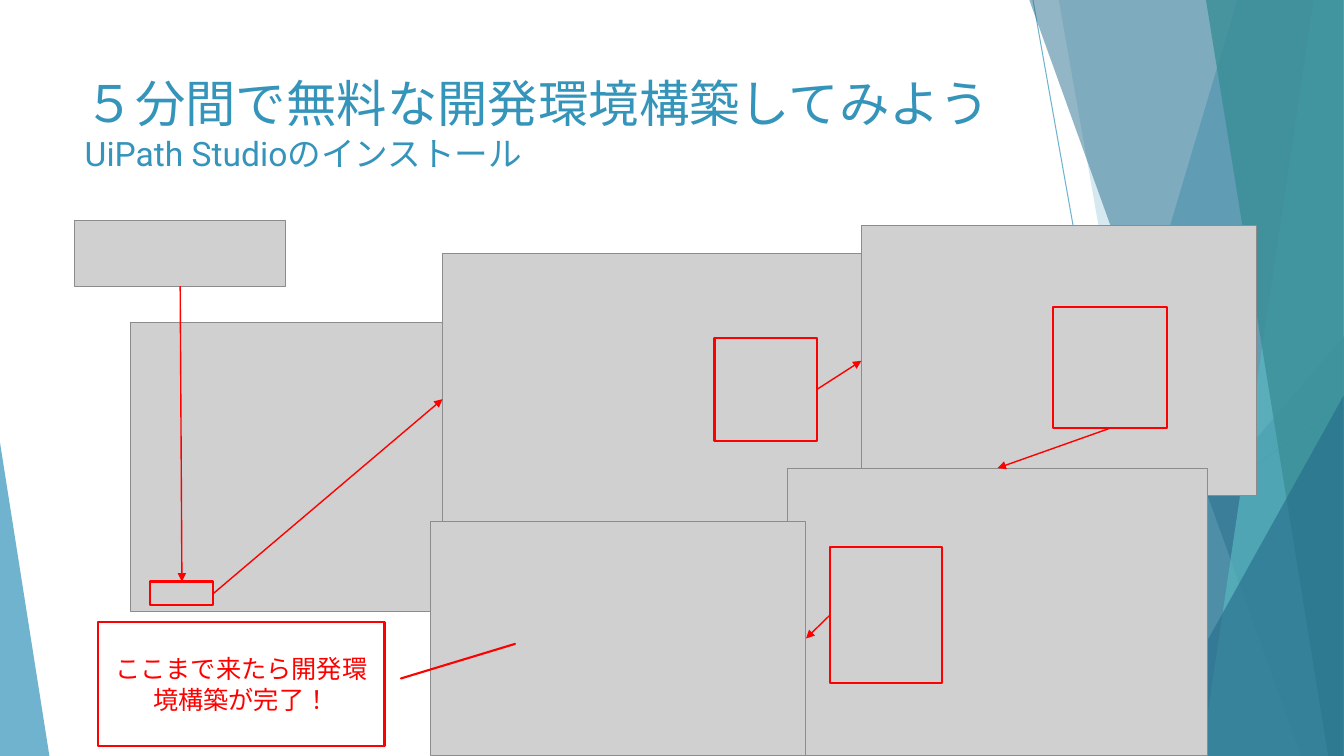
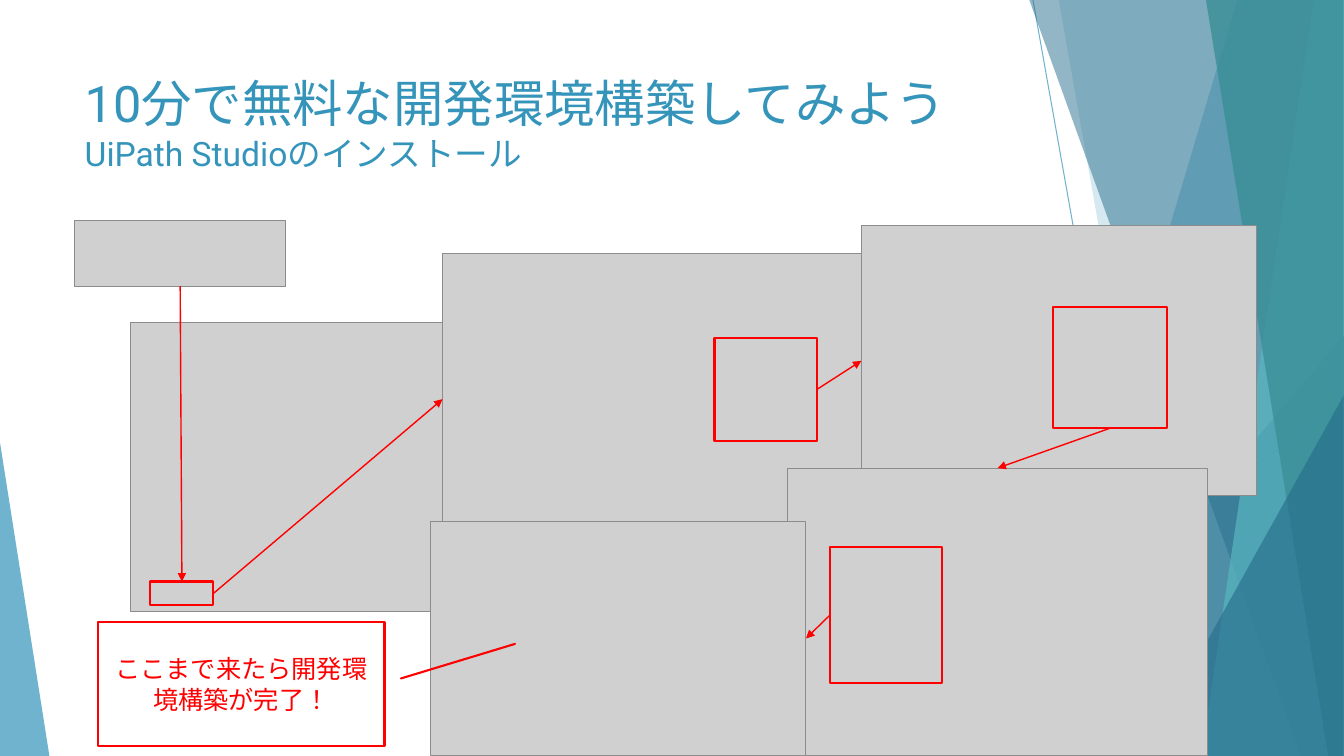
Before and after one commit to huangweijing/rpastudy, a slide deck: slide 11 of 020_RPA技術実施/20210218_RPA概要とUiPath環境構築/20210218_RPA概要とUiPath環境構築.pptx (slide 9 before the commit). Drawn at 1344x756 pixels with LibreOffice and Linux fonts; fonts in the diff are those of the drawing; grey boxes stand for pictures. Boxes give left, top, right and bottom in pixels: in the first picture for what was removed or moved away, otherwise in the second. Text is boxed around its words. In the diff, an @@ line names an element or a change of style, - is before the commit and + after.

```diff
--- a/020_RPA技術実施/20210218_RPA概要とUiPath環境構築/20210218_RPA概要とUiPath環境構築.pptx
+++ b/020_RPA技術実施/20210218_RPA概要とUiPath環境構築/20210218_RPA概要とUiPath環境構築.pptx
@@ title at (x1=85, y1=79, x2=946, y2=167): text changed @@
-５分間で無料な開発環境構築してみよう
-UiPath Studioのインストール
+10分で無料な開発環境構築してみよう
+UiPath Studioのインストール
```
Also in this commit, not shown: 4 other slides changed, 4 slides added, 1 slide removed, 2 other files.
